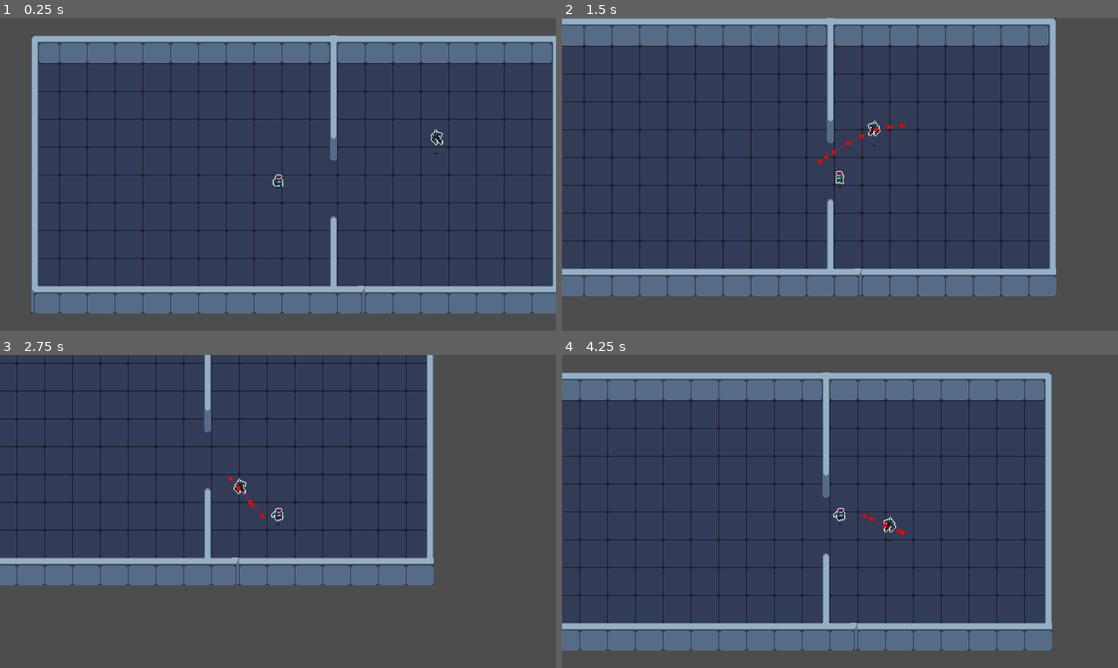
Above: before the commit, frames 1-4 (two rows, left to right).
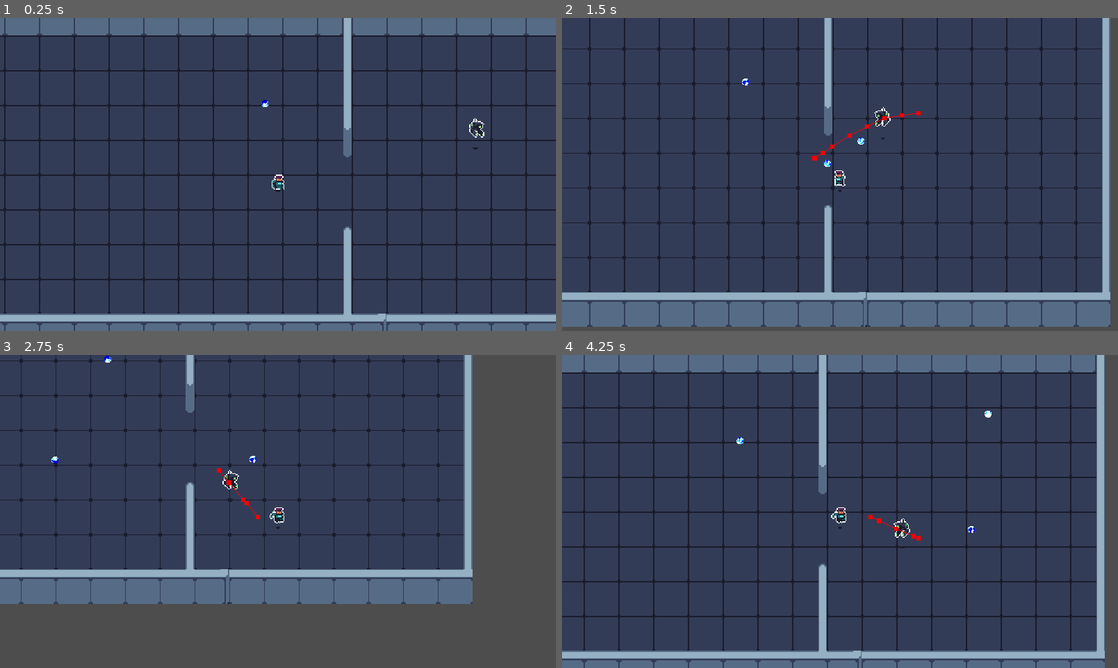
Above: after the commit, the same moments.

Repository: AugustanaCSC380January2024/final-game-solo
Game: Godot game, scene res://Scenes/World.tscn
Two runs of this game, one before a commit and one after it. Both use one fixed random seed, a clock stepped at 60 frames per second and the inputs below.
Inputs (mouse positions are in pixels of both pictures, inside the frame that each line leads up to):
- Up to frame 1 (0.25 s): no input
- Up to frame 2 (1.5 s): move the mouse to (962, 158) at 0.52 s; hold D (move_right) 0.53-1.28 s; click (962, 158) at 0.6 s; move the mouse to (728, 190) at 1.27 s; hold S (move_down) from 1.28 s (still down); click (728, 190) at 1.35 s
- Up to frame 3 (2.75 s): move the mouse to (333, 442) at 2.02 s; release S (move_down) at 2.03 s; hold D (move_right) from 2.03 s (still down); click (333, 442) at 2.1 s
- Up to frame 4 (4.25 s): move the mouse to (812, 574) at 2.77 s; release D (move_right) at 2.78 s; hold W (move_up) 2.78-3.53 s; click (812, 574) at 2.85 s; move the mouse to (1006, 558) at 3.52 s; hold A (move_left) from 3.53 s (still down); click (1006, 558) at 3.6 s

The runs differ from the first frame. In frame 1, 43% of the frame differs, in the area x 0-100%, y 0-100%; in frame 2, 42%; in frame 3, 22%; in frame 4, 44%, in the area x 0-98%, y 0-100%.

Commit message:
Added a shooting mechanic

Diff:
--- a/Scenes/World.tscn
+++ b/Scenes/World.tscn
@@ -1,8 +1,9 @@
-[gd_scene load_steps=7 format=3 uid="uid://moe1f3j4jv5q"]
+[gd_scene load_steps=8 format=3 uid="uid://moe1f3j4jv5q"]
 
 [ext_resource type="Texture2D" uid="uid://db6708pvqge48" path="res://Assets/tileset x1.png" id="1_fnod5"]
 [ext_resource type="PackedScene" uid="uid://drmbs3fxcl2db" path="res://Scenes/player.tscn" id="2_gj2y7"]
 [ext_resource type="PackedScene" uid="uid://ceb0lywmhusla" path="res://Scenes/enemy.tscn" id="3_2amh0"]
+[ext_resource type="PackedScene" uid="uid://ctbv1f1m8infe" path="res://Scenes/energy_orb.tscn" id="4_trnd4"]
 
 [sub_resource type="NavigationPolygon" id="NavigationPolygon_kgrit"]
 vertices = PackedVector2Array(8, 8, -8, 8, -8, -8, 8, -8)
@@ -2975,3 +2976,6 @@
 [node name="Enemy" parent="." node_paths=PackedStringArray("player") instance=ExtResource("3_2amh0")]
 position = Vector2(715, 393)
 player = NodePath("../Player")
+
+[node name="EnergyOrb" parent="." instance=ExtResource("4_trnd4")]
+position = Vector2(521, 367)
--- /dev/null
+++ b/Scenes/energy_orb.tscn
@@ -0,0 +1,72 @@
+[gd_scene load_steps=11 format=3 uid="uid://ctbv1f1m8infe"]
+
+[ext_resource type="Texture2D" uid="uid://caovfu7fsygmb" path="res://Assets/Energy Orb.png" id="1_lw1rg"]
+[ext_resource type="Script" path="res://Scripts/energy_orb.gd" id="1_r2g7s"]
+
+[sub_resource type="AtlasTexture" id="AtlasTexture_fvvkp"]
+atlas = ExtResource("1_lw1rg")
+region = Rect2(0, 0, 16, 16)
+
+[sub_resource type="AtlasTexture" id="AtlasTexture_pspli"]
+atlas = ExtResource("1_lw1rg")
+region = Rect2(16, 0, 16, 16)
+
+[sub_resource type="AtlasTexture" id="AtlasTexture_s3e16"]
+atlas = ExtResource("1_lw1rg")
+region = Rect2(32, 0, 16, 16)
+
+[sub_resource type="AtlasTexture" id="AtlasTexture_hmhy4"]
+atlas = ExtResource("1_lw1rg")
+region = Rect2(48, 0, 16, 16)
+
+[sub_resource type="AtlasTexture" id="AtlasTexture_6qmqg"]
+atlas = ExtResource("1_lw1rg")
+region = Rect2(64, 0, 16, 16)
+
+[sub_resource type="AtlasTexture" id="AtlasTexture_ysiwx"]
+atlas = ExtResource("1_lw1rg")
+region = Rect2(80, 0, 16, 16)
+
+[sub_resource type="SpriteFrames" id="SpriteFrames_y22tk"]
+animations = [{
+"frames": [{
+"duration": 1.0,
+"texture": SubResource("AtlasTexture_fvvkp")
+}, {
+"duration": 1.0,
+"texture": SubResource("AtlasTexture_pspli")
+}, {
+"duration": 1.0,
+"texture": SubResource("AtlasTexture_s3e16")
+}, {
+"duration": 1.0,
+"texture": SubResource("AtlasTexture_hmhy4")
+}, {
+"duration": 1.0,
+"texture": SubResource("AtlasTexture_6qmqg")
+}, {
+"duration": 1.0,
+"texture": SubResource("AtlasTexture_ysiwx")
+}],
+"loop": true,
+"name": &"default",
+"speed": 7.0
+}]
+
+[sub_resource type="CircleShape2D" id="CircleShape2D_ehwht"]
+radius = 4.0
+
+[node name="EnergyOrb" type="Area2D"]
+collision_layer = 8
+collision_mask = 5
+script = ExtResource("1_r2g7s")
+
+[node name="AnimatedSprite2D" type="AnimatedSprite2D" parent="."]
+scale = Vector2(0.4, 0.4)
+sprite_frames = SubResource("SpriteFrames_y22tk")
+autoplay = "default"
+
+[node name="CollisionShape2D" type="CollisionShape2D" parent="."]
+shape = SubResource("CircleShape2D_ehwht")
+
+[connection signal="body_entered" from="." to="." method="_on_body_entered"]
--- a/Scenes/player.tscn
+++ b/Scenes/player.tscn
@@ -69,4 +69,6 @@
 shape = SubResource("RectangleShape2D_iixah")
 
 [node name="Camera2D" type="Camera2D" parent="."]
-zoom = Vector2(2, 2)
+zoom = Vector2(2.5, 2.5)
+
+[node name="EnergyOrbContainer" type="Node" parent="."]
--- /dev/null
+++ b/Scripts/energy_orb.gd
@@ -0,0 +1,13 @@
+extends Area2D
+
+@export var direction: Vector2
+@export var speed: float = 100
+
+
+func _physics_process(delta):
+	position += direction * speed * delta
+
+
+
+func _on_body_entered(body):
+	queue_free()
--- a/Scripts/player.gd
+++ b/Scripts/player.gd
@@ -3,6 +3,18 @@
 @export var speed = 100
 
 @onready var animated_sprite = $AnimatedSprite2D
+
+var energy_orb_container
+
+var energy_orb_scene = preload("res://Scenes/energy_orb.tscn")
+
+func _ready():
+	energy_orb_container = get_node("EnergyOrbContainer")
+
+func _process(delta):
+	if Input.is_action_just_pressed("shoot"):
+		print("Loading")
+		shoot()
 
 func _physics_process(delta):
 	get_input()
@@ -22,3 +34,11 @@
 		animated_sprite.play("idle")
 	else:
 		animated_sprite.play("walking")
+
+func shoot():
+	print("Shooting")
+	var energy_orb = energy_orb_scene.instantiate()
+	energy_orb.global_position = global_position
+	energy_orb.position = position
+	energy_orb.direction = -get_global_mouse_position().direction_to(position)
+	energy_orb_container.add_child(energy_orb)
--- a/project.godot
+++ b/project.godot
@@ -19,6 +19,7 @@
 
 window/size/viewport_width=1280
 window/size/viewport_height=720
+window/stretch/mode="canvas_items"
 
 [input]
 
@@ -26,24 +27,34 @@
 "deadzone": 0.5,
 "events": [Object(InputEventKey,"resource_local_to_scene":false,"resource_name":"","device":-1,"window_id":0,"alt_pressed":false,"shift_pressed":false,"ctrl_pressed":false,"meta_pressed":false,"pressed":false,"keycode":0,"physical_keycode":87,"key_label":0,"unicode":119,"echo":false,"script":null)
 , Object(InputEventKey,"resource_local_to_scene":false,"resource_name":"","device":-1,"window_id":0,"alt_pressed":false,"shift_pressed":false,"ctrl_pressed":false,"meta_pressed":false,"pressed":false,"keycode":0,"physical_keycode":4194320,"key_label":0,"unicode":0,"echo":false,"script":null)
+, Object(InputEventJoypadMotion,"resource_local_to_scene":false,"resource_name":"","device":-1,"axis":1,"axis_value":-1.0,"script":null)
 ]
 }
 move_down={
 "deadzone": 0.5,
 "events": [Object(InputEventKey,"resource_local_to_scene":false,"resource_name":"","device":-1,"window_id":0,"alt_pressed":false,"shift_pressed":false,"ctrl_pressed":false,"meta_pressed":false,"pressed":false,"keycode":0,"physical_keycode":83,"key_label":0,"unicode":115,"echo":false,"script":null)
 , Object(InputEventKey,"resource_local_to_scene":false,"resource_name":"","device":-1,"window_id":0,"alt_pressed":false,"shift_pressed":false,"ctrl_pressed":false,"meta_pressed":false,"pressed":false,"keycode":0,"physical_keycode":4194322,"key_label":0,"unicode":0,"echo":false,"script":null)
+, Object(InputEventJoypadMotion,"resource_local_to_scene":false,"resource_name":"","device":-1,"axis":1,"axis_value":1.0,"script":null)
 ]
 }
 move_left={
 "deadzone": 0.5,
 "events": [Object(InputEventKey,"resource_local_to_scene":false,"resource_name":"","device":-1,"window_id":0,"alt_pressed":false,"shift_pressed":false,"ctrl_pressed":false,"meta_pressed":false,"pressed":false,"keycode":0,"physical_keycode":65,"key_label":0,"unicode":97,"echo":false,"script":null)
 , Object(InputEventKey,"resource_local_to_scene":false,"resource_name":"","device":-1,"window_id":0,"alt_pressed":false,"shift_pressed":false,"ctrl_pressed":false,"meta_pressed":false,"pressed":false,"keycode":0,"physical_keycode":4194319,"key_label":0,"unicode":0,"echo":false,"script":null)
+, Object(InputEventJoypadMotion,"resource_local_to_scene":false,"resource_name":"","device":-1,"axis":0,"axis_value":-1.0,"script":null)
 ]
 }
 move_right={
 "deadzone": 0.5,
 "events": [Object(InputEventKey,"resource_local_to_scene":false,"resource_name":"","device":-1,"window_id":0,"alt_pressed":false,"shift_pressed":false,"ctrl_pressed":false,"meta_pressed":false,"pressed":false,"keycode":0,"physical_keycode":68,"key_label":0,"unicode":100,"echo":false,"script":null)
 , Object(InputEventKey,"resource_local_to_scene":false,"resource_name":"","device":-1,"window_id":0,"alt_pressed":false,"shift_pressed":false,"ctrl_pressed":false,"meta_pressed":false,"pressed":false,"keycode":0,"physical_keycode":4194321,"key_label":0,"unicode":0,"echo":false,"script":null)
+, Object(InputEventJoypadMotion,"resource_local_to_scene":false,"resource_name":"","device":-1,"axis":0,"axis_value":1.0,"script":null)
+]
+}
+shoot={
+"deadzone": 0.5,
+"events": [Object(InputEventMouseButton,"resource_local_to_scene":false,"resource_name":"","device":-1,"window_id":0,"alt_pressed":false,"shift_pressed":false,"ctrl_pressed":false,"meta_pressed":false,"button_mask":1,"position":Vector2(186, 31),"global_position":Vector2(192, 93),"factor":1.0,"button_index":1,"canceled":false,"pressed":true,"double_click":false,"script":null)
+, Object(InputEventJoypadMotion,"resource_local_to_scene":false,"resource_name":"","device":-1,"axis":5,"axis_value":1.0,"script":null)
 ]
 }
 
@@ -52,6 +63,7 @@
 2d_physics/layer_1="world"
 2d_physics/layer_2="player"
 2d_physics/layer_3="enemies"
+2d_physics/layer_4="friendly_projectiles"
 
 [rendering]
 
Binary file added: Assets/Energy Orb.png
Not shown, added: Assets/Energy Orb.png.import
